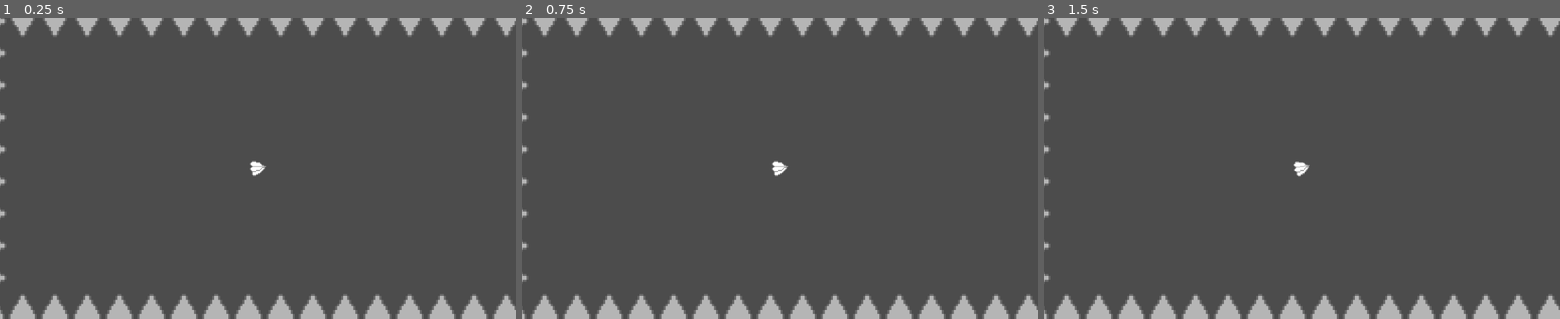
Above: before the commit, frames 1-3 (left to right).
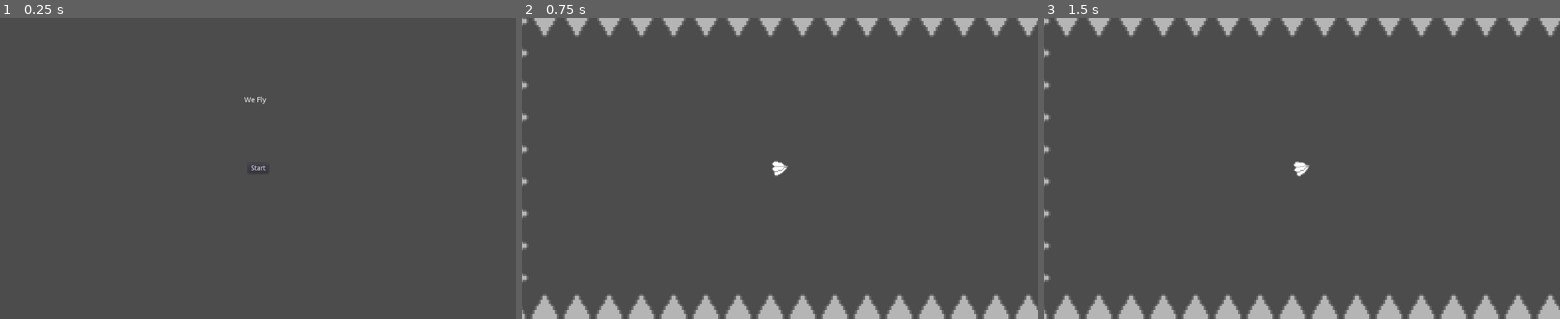
Above: after the commit, the same moments.

Repository: PandorasGit/Midsemester_exjam_paroberts
Game: Godot game, scene res://MainMenu/MainMenu.tscn
The game is run twice, just before and just after one commit, with the same random seed, the same clock (stepped at 60 frames per second) and the same inputs. Before the commit the project starts from res://World/World.tscn.
Inputs (mouse positions are in pixels of both pictures, inside the frame that each line leads up to):
- Up to frame 1 (0.25 s): no input
- Up to frame 2 (0.75 s): click (780, 168) at 0.5 s, where only the run after the commit has a clickable "Start"
- Up to frame 3 (1.5 s): tap Enter at 1.25 s; move the mouse to (1415, 153) at 1.27 s; click (1415, 153) at 1.42 s

The runs differ from the first frame. In frame 1, 7.5% of the frame differs, in the area x 0-100%, y 0-100%; in frame 2, nothing differs; in frame 3, nothing differs.

Commit message:
Add main menu

Diff:
--- /dev/null
+++ b/project/MainMenu/MainMenu.gd
@@ -0,0 +1,10 @@
+extends Control
+
+
+onready var _world := preload("res://World/World.tscn")
+
+
+
+func _on_StartButton_pressed():
+	# warning-ignore:return_value_discarded
+	get_tree().change_scene_to(_world)
--- /dev/null
+++ b/project/MainMenu/MainMenu.tscn
@@ -0,0 +1,34 @@
+[gd_scene load_steps=2 format=2]
+
+[ext_resource path="res://MainMenu/MainMenu.gd" type="Script" id=1]
+
+[node name="MainMenu" type="Control"]
+anchor_right = 1.0
+anchor_bottom = 1.0
+script = ExtResource( 1 )
+
+[node name="GameName" type="Label" parent="."]
+anchor_left = 0.5
+anchor_top = 0.5
+anchor_right = 0.5
+anchor_bottom = 0.5
+margin_left = -46.0
+margin_top = -157.0
+margin_right = 35.0
+margin_bottom = -114.0
+text = "We Fly"
+align = 1
+valign = 1
+
+[node name="StartButton" type="Button" parent="."]
+anchor_left = 0.5
+anchor_top = 0.5
+anchor_right = 0.5
+anchor_bottom = 0.5
+margin_left = -20.5
+margin_top = -10.0
+margin_right = 20.5
+margin_bottom = 10.0
+text = "Start"
+
+[connection signal="pressed" from="StartButton" to="." method="_on_StartButton_pressed"]
--- a/project/World/World.gd
+++ b/project/World/World.gd
@@ -1,6 +1,7 @@
 extends Node2D
 
 
+onready var _menu := load("res://MainMenu/MainMenu.tscn")
 onready var _player := find_node("Player")
 onready var _hud := find_node("HUD")
 
@@ -13,4 +14,4 @@
 
 func _on_restart() -> void:
 	# warning-ignore:return_value_discarded
-	get_tree().reload_current_scene()
+	get_tree().change_scene_to(_menu)
--- a/project/project.godot
+++ b/project/project.godot
@@ -11,7 +11,7 @@
 [application]
 
 config/name="project"
-run/main_scene="res://World/World.tscn"
+run/main_scene="res://MainMenu/MainMenu.tscn"
 config/icon="res://icon.png"
 
 [gui]
